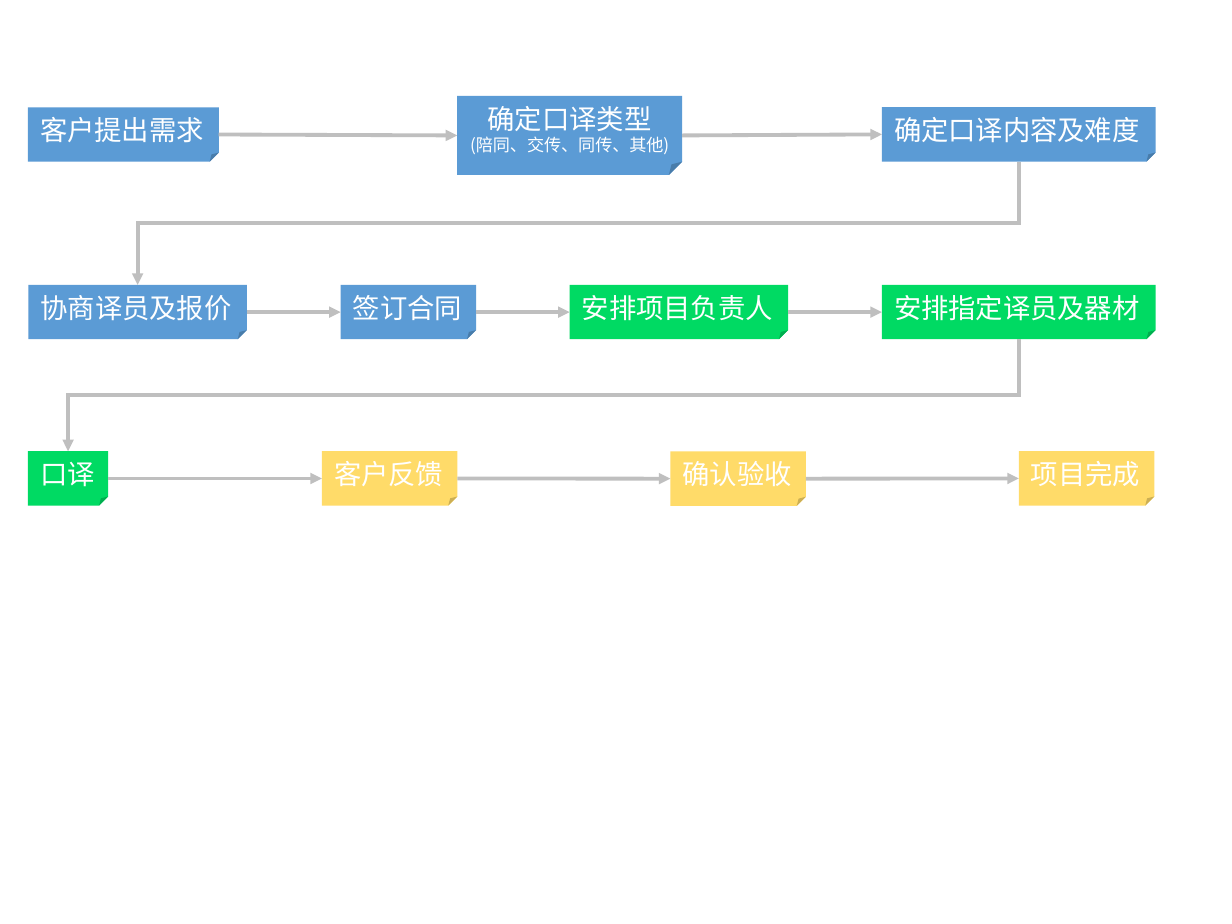
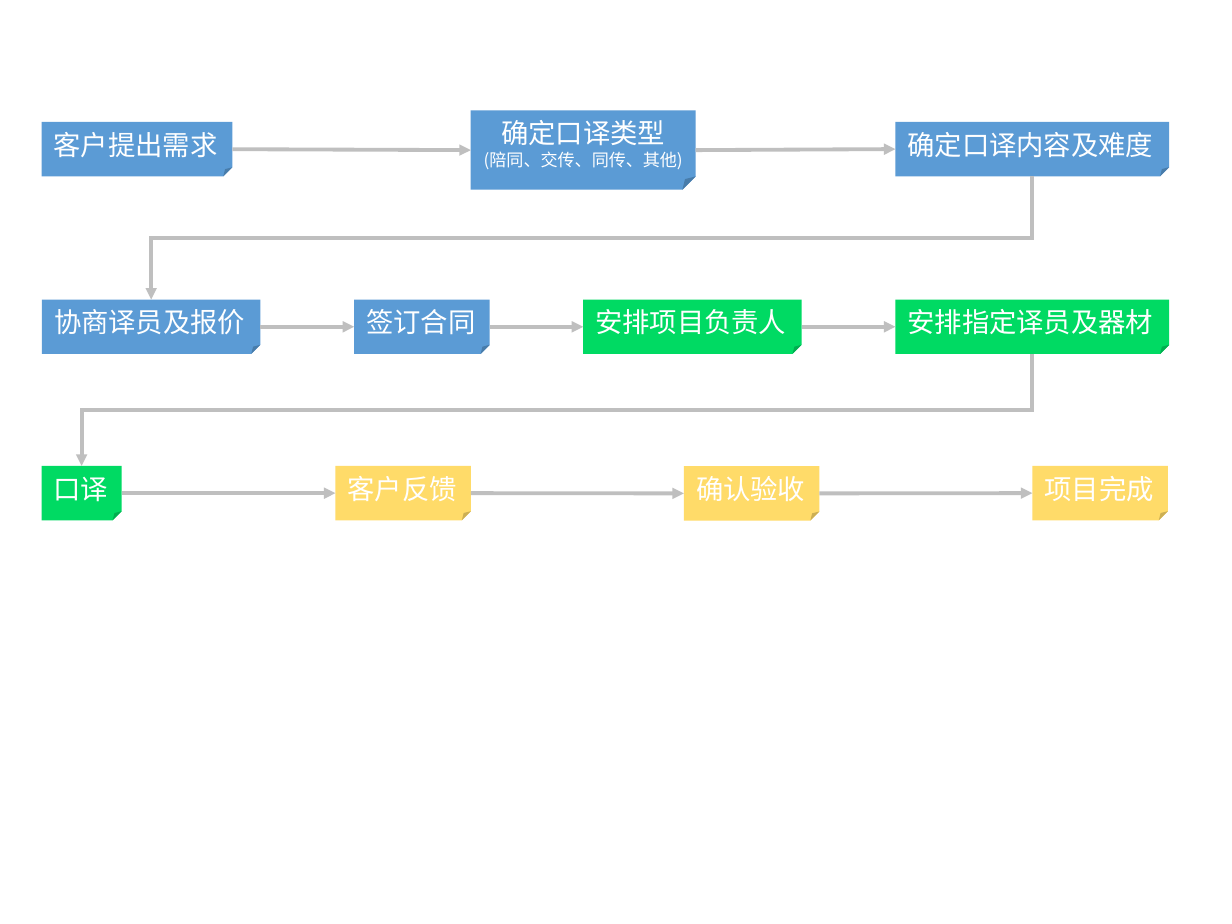
Before and after one commit to wyhfrank/elixir-translate, a slide deck: slide 2 of images/process/process.pptx. Drawn at 1232x924 pixels with LibreOffice and Linux fonts; fonts in the diff are those of the drawing. Boxes give left, top, right and bottom in pixels: in the first picture for what was removed or moved away, otherwise in the second. Text is boxed around its words. In the diff, an @@ line names an element or a change of style, - is before the commit and + after.

```diff
--- a/images/process/process.pptx
+++ b/images/process/process.pptx
@@ 11 folded corners, 8 arrows, 2 elbow arrows: place and size @@
-11 folded corners, 8 arrows, 2 elbow arrows at [28,96,1156,505]
+11 folded corners, 8 arrows, 2 elbow arrows at [42,111,1169,520]
```
Also in this commit, not shown: 1 other file.
